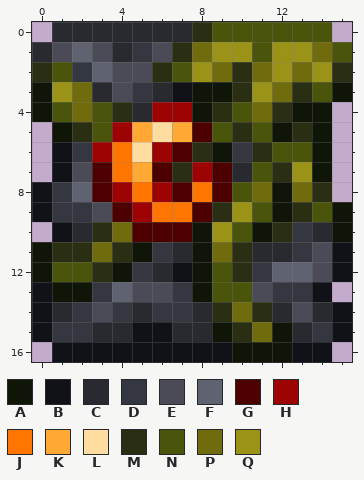
Pixel-art sprite -- Resources/Textures/Items/Placeable/BackwoodsCrate_Hardmode.png. Above, as it was before the edit.
The file is 32x34 pixels, drawn in blocks of 2x2; one block is one cell here.
Palette (. is transparent): A #0f1507  B #101218  C #282a30  D #353740  E #4a4b57  F #5f6271  G #4c0100  H #9e0303  J #ff7500  K #ffa833  L #ffdca0  M #2a2f14  N #4a540b  P #706b0d  Q #9a9318
And afterwards:
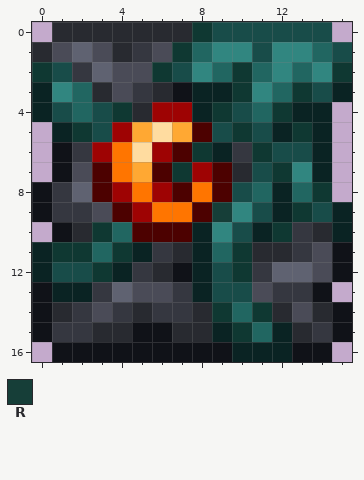
Colours new in this view: R #163e38
What changed:
{"colour":"A","old":"#0f1507","new":"#0a2323"}
{"colour":"M","old":"#2a2f14","new":"#0f3832"}
{"colour":"N","old":"#4a540b","new":"#184c49"}
{"colour":"P","old":"#706b0d","new":"#216661"}
{"colour":"Q","old":"#9a9318","new":"#318680"}
{"y":9,"x":9,"old":"M","new":"R"}
{"label":"changed","picture_box":[32,22,352,362]}
